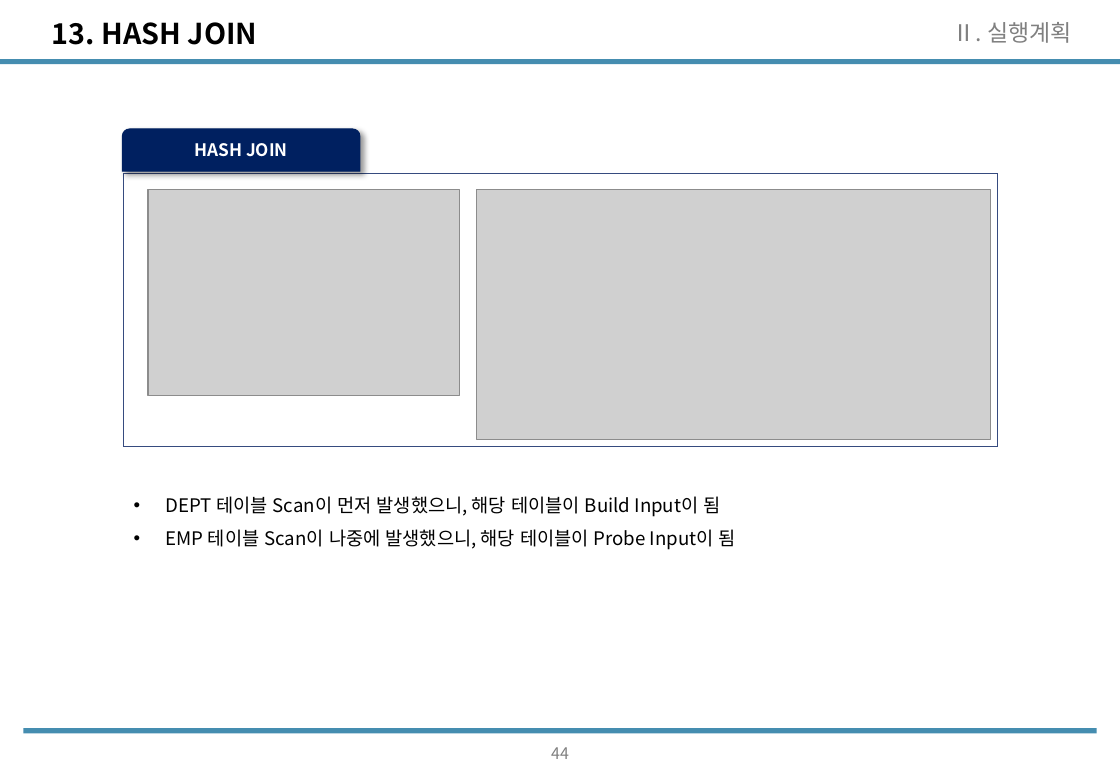
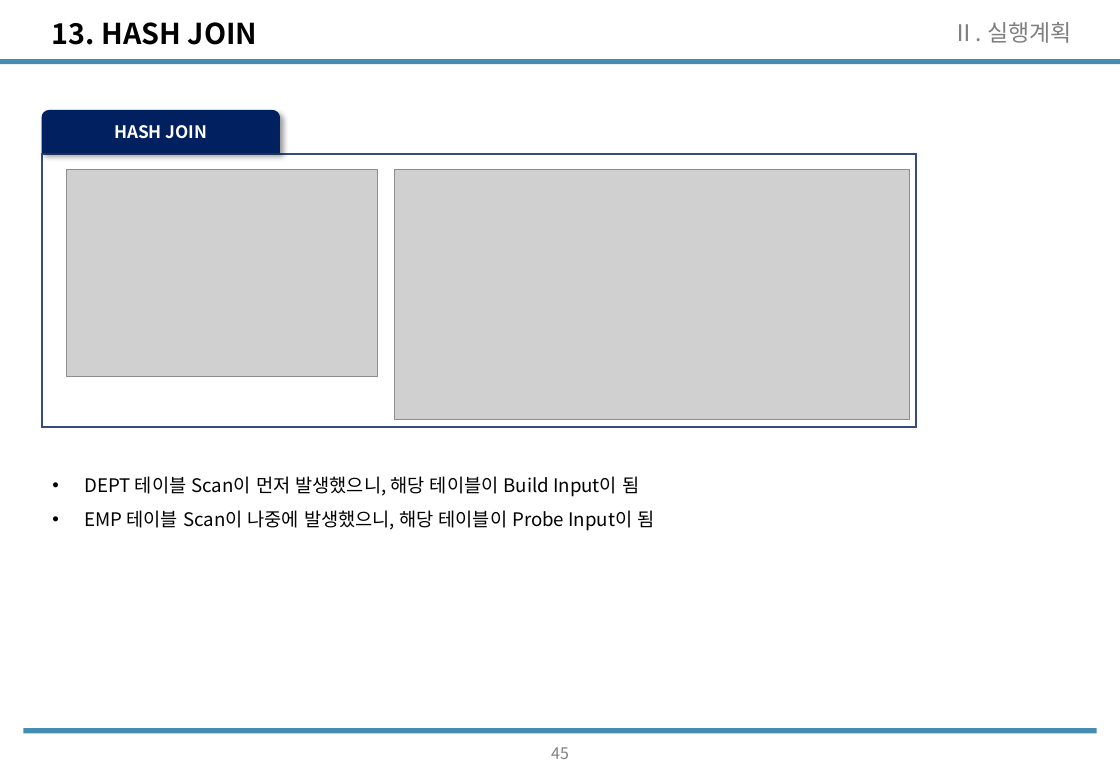
Before and after one commit to wooseok1152/SQL, a slide deck: slide 46 of SQL_seminar/SQL중상급활용_CH2.pptx (slide 45 before the commit). Drawn at 1120x775 pixels with LibreOffice and Linux fonts; fonts in the diff are those of the drawing; grey boxes stand for pictures. Boxes give left, top, right and bottom in pixels: in the first picture for what was removed or moved away, otherwise in the second. Text is boxed around its words. In the diff, an @@ line names an element or a change of style, - is before the commit and + after.

```diff
--- a/SQL_seminar/SQL중상급활용_CH2.pptx
+++ b/SQL_seminar/SQL중상급활용_CH2.pptx
@@ 2 pictures, 1 freeform shape, 1 text, 1 rectangle: place and size @@
-2 pictures, 1 freeform shape, 1 text, 1 rectangle at <box>122,129,998,550</box>
+2 pictures, 1 freeform shape, 1 text, 1 rectangle at <box>42,111,917,531</box>
@@ page number at <box>551,747,569,759</box>: text changed @@
-44
+45
```
Also in this commit, not shown: 7 other slides changed, 1 slide added, 3 other files.
